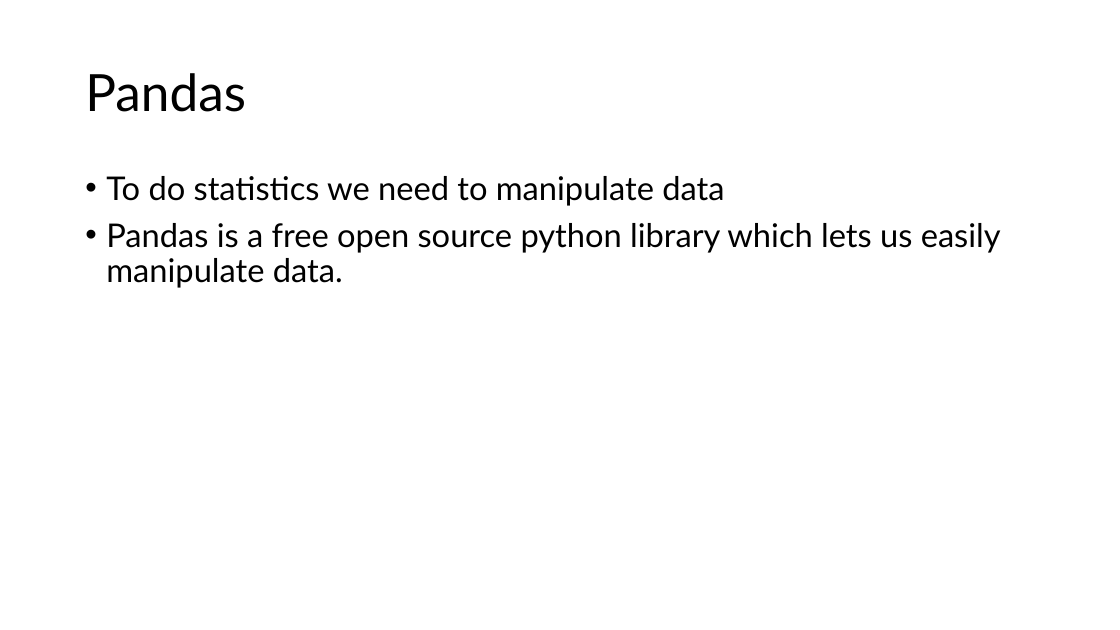
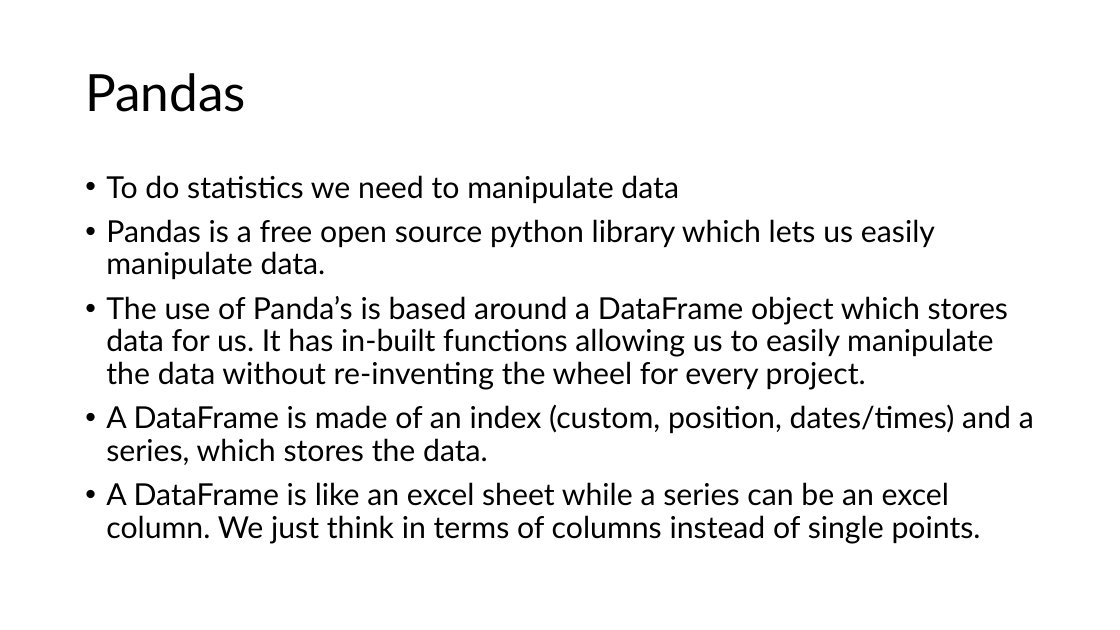
Before and after one commit to Fintech-Society/Fintech-Society-Meeting-2024-10-30, a slide deck: slide 3 of Python and statistics.pptx. Drawn at 1120x630 pixels with LibreOffice and Linux fonts; fonts in the diff are those of the drawing. Boxes give left, top, right and bottom in pixels: in the first picture for what was removed or moved away, otherwise in the second. Text is boxed around its words. In the diff, an @@ line names an element or a change of style, - is before the commit and + after.

```diff
--- a/Python and statistics.pptx
+++ b/Python and statistics.pptx
@@ text at (x1=106, y1=175, x2=935, y2=280): size 28 to 25.9 pt in "To do statistics we need to manipulate ...", "Pandas is a free open source python ..." @@
@@ text at (x1=106, y1=296, x2=1034, y2=544): paragraphs added @@
+• The use of Panda’s is based around a DataFrame object which stores data for us. It has in-built functions allowing us to easily manipulate the data without re-inventing the wheel for every project.
+• A DataFrame is made of an index (custom, position, dates/times) and a series, which stores the data.
+• A DataFrame is like an excel sheet while a series can be an excel column. We just think in terms of columns instead of single points.
```
Also in this commit, not shown: 1 other slide changed, 3 slides added, 5 slides removed, 3 other files.
